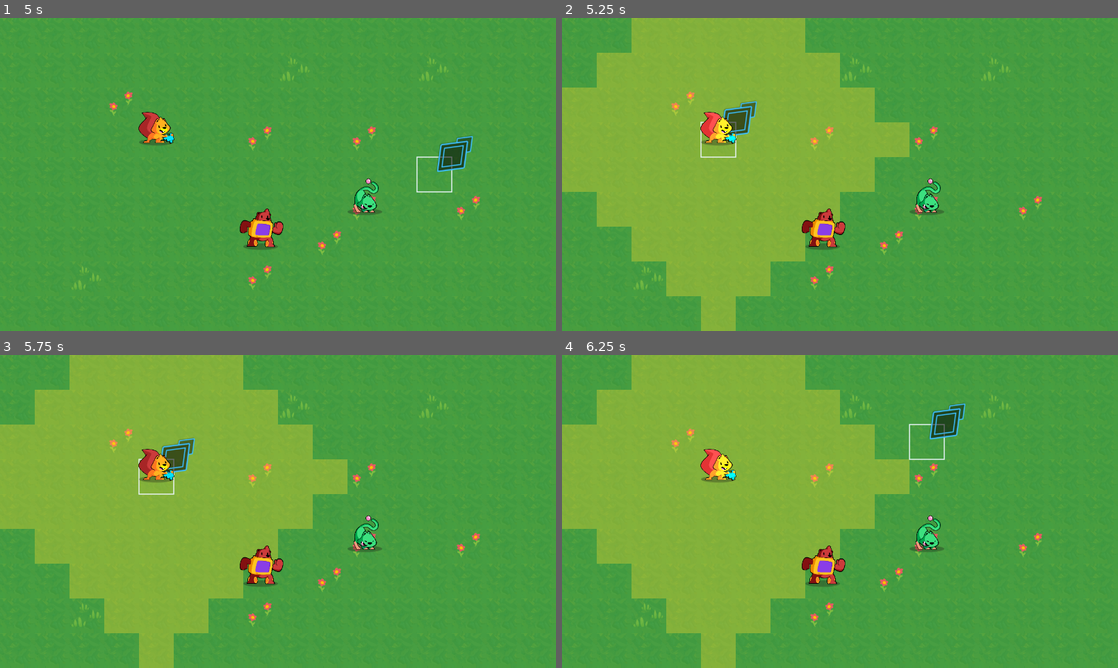
Above: before the commit, frames 1-4 (two rows, left to right).
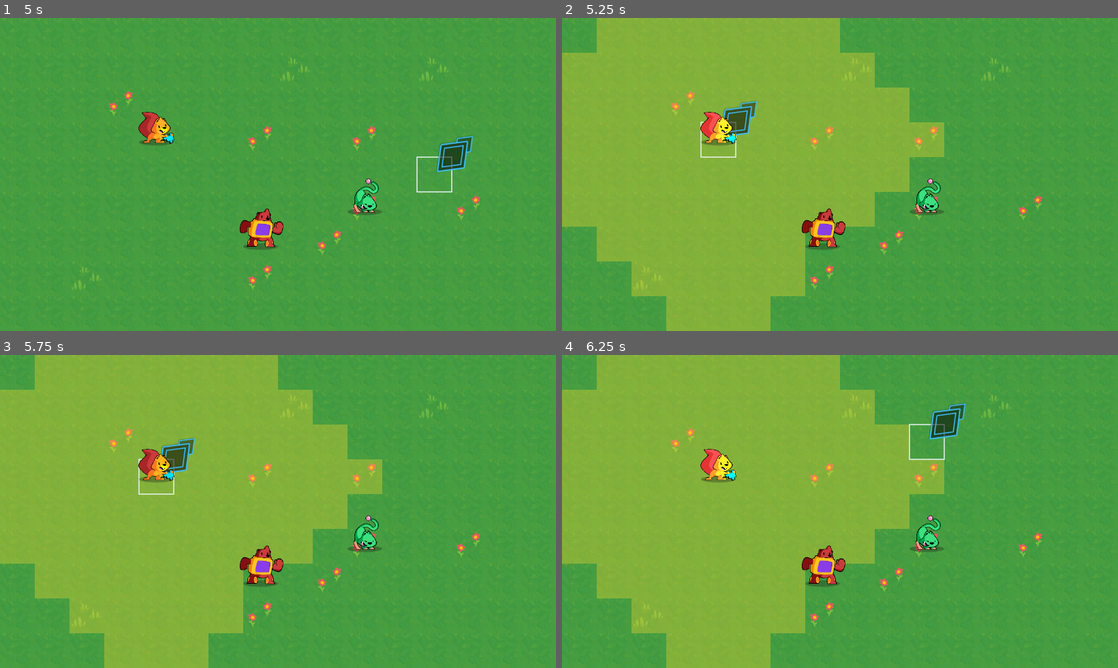
Above: after the commit, the same moments.

Repository: gdquest-demos/godot-mini-tuts-demos
Game: Godot game, scene res://Main.tscn
Two runs of this game, one before a commit and one after it. Both use one fixed random seed, a clock stepped at 60 frames per second and the inputs below.
Inputs (mouse positions are in pixels of both pictures, inside the frame that each line leads up to):
- Up to frame 1 (5 s): tap Enter (ui_accept) at 0.5, 0.77, 1.25, 1.52, 2, 2.75, 3.02, 3.5, 3.77, 4.25, 4.52 s; move the mouse to (250, 237) at 0.52 s; press the mouse at (250, 237) at 0.53 s; hold Up (ui_up) 0.53-2.03 s; move the mouse to (444, 221) at 1.27 s; release the mouse at (444, 221) at 1.28 s; click (444, 221) at 1.35 s; move the mouse to (111, 127) at 2.02 s; press the mouse at (111, 127) at 2.03 s; hold Left (ui_left) 2.03-3.53 s; move the mouse to (305, 174) at 2.77 s; release the mouse at (305, 174) at 2.78 s; click (305, 174) at 2.85 s; move the mouse to (194, 96) at 3.52 s; press the mouse at (194, 96) at 3.53 s; hold Down (ui_down) 3.53-4.28 s; tap Escape (ui_cancel) at 4.15 s; move the mouse to (400, 158) at 4.27 s; release the mouse at (400, 158) at 4.28 s; hold Right (ui_right) from 4.28 s (still down); click (400, 158) at 4.35 s
- Up to frame 2 (5.25 s): move the mouse to (728, 190) at 5.02 s; release Right (ui_right) at 5.03 s; press the mouse at (728, 190) at 5.03 s; hold Up (ui_up) from 5.03 s (still down)
- Up to frame 3 (5.75 s): keep holding Up (ui_up)
- Up to frame 4 (6.25 s): move the mouse to (895, 442) at 5.77 s; release Up (ui_up) at 5.78 s; release the mouse at (895, 442) at 5.78 s; hold Right (ui_right) from 5.78 s (still down); click (895, 442) at 5.85 s; tap Enter (ui_accept) at 6.02 s

Frame 1 is identical in both runs. In frame 2, 9.7% of the frame differs, in the area x 0-69%, y 0-100%; in frame 3, 9.7%; in frame 4, 9.7%.

Commit message:
Rewrite the flood fill algorithm to use a stack
Solves issues with the recursion-based algorithm either producing
duplicate values or not getting an up-to-date array down the call stack and producing
unexpected results

Diff:
--- a/2d/tactical-rpg-movement/Board.gd
+++ /dev/null
@@ -1,107 +0,0 @@
-## Represents and manages the game board. Stores references to entities that are in each cell and
-## tells whether cells are occupied or not.
-## Units can only move around the grid one at a time.
-class_name Board
-extends Node2D
-
-const DIRECTIONS = [Vector2.LEFT, Vector2.RIGHT, Vector2.UP, Vector2.DOWN]
-
-## Resource of type Grid.
-export var grid: Resource
-
-## Array of size `grid_size` that stores references to the grid cells' content.
-var _units := {}
-## Reference to the currently selected unit.
-var _selected_unit: Unit
-## Array of cells the `_selected_unit` can walk.
-var _walkable_cells := []
-
-onready var _cursor: Cursor = $Cursor
-onready var _unit_overlay: UnitOverlay = $UnitOverlay
-
-
-func _ready() -> void:
-	_reinitialize()
-
-
-func _unhandled_input(event: InputEvent) -> void:
-	if _selected_unit and event.is_action_pressed("ui_cancel"):
-		_deselect_unit()
-
-
-func _get_configuration_warning() -> String:
-	var warning := ""
-	if not grid:
-		warning = "You need a Grid resource for this node to work."
-	return warning
-
-
-## Returns `true` if the cell is occupied by a unit.
-func is_occupied(grid_position: Vector2) -> bool:
-	return true if _units.has(grid_position) else false
-
-
-## Returns an array of walkable cells for the given `unit`.
-func get_walkable_cells(unit: Unit) -> Array:
-	var out := []
-	_flood_fill(out, unit, unit.cell, unit.speed)
-	return out
-
-
-## Clears, and refills the `_units` dictionary with game objects that are on the board.
-func _reinitialize() -> void:
-	_units.clear()
-	for child in get_children():
-		if not child is Unit:
-			continue
-		var coordinates: Vector2 = grid.calculate_grid_coordinates(child.position)
-		_units[coordinates] = child
-
-
-## Recursive function that fills the `array` with coordinates of walkable cells based on the `max_distance`.
-func _flood_fill(array: Array, unit: Unit, cell: Vector2, max_distance: int) -> void:
-	if max_distance == 0:
-		return
-	if cell != unit.cell and is_occupied(cell):
-		return
-
-	array.append(cell)
-	for direction in DIRECTIONS:
-		var coordinates: Vector2 = cell + direction
-		if is_occupied(coordinates):
-			continue
-		_flood_fill(array, unit, coordinates, max_distance - 1)
-
-
-## Moves the `unit` to `new_cell` and deselects it.
-func _move_unit(unit: Unit, new_cell: Vector2) -> void:
-	if is_occupied(new_cell) or not new_cell in _walkable_cells:
-		return
-	_units.erase(unit.cell)
-	_units[new_cell] = unit
-	unit.cell = new_cell
-	_deselect_unit()
-
-
-func _select_unit(cell: Vector2) -> void:
-	if not _units.has(cell):
-		return
-	var unit: Unit = _units[cell]
-	_selected_unit = unit
-	unit.is_selected = true
-	_walkable_cells = get_walkable_cells(unit)
-	_unit_overlay.draw(_walkable_cells)
-
-
-func _deselect_unit() -> void:
-	_selected_unit.is_selected = false
-	_selected_unit = null
-	_walkable_cells = []
-	_unit_overlay.clear()
-
-
-func _on_Cursor_accept_pressed(cell: Vector2) -> void:
-	if not _selected_unit:
-		_select_unit(cell)
-	else:
-		_move_unit(_selected_unit, cell)
--- a/2d/tactical-rpg-movement/GameBoard/GameBoard.gd
+++ b/2d/tactical-rpg-movement/GameBoard/GameBoard.gd
@@ -4,6 +4,7 @@
 class_name GameBoard
 extends Node2D
 
+# warning-ignore:unused_signal
 signal unit_selected(unit)
 
 const DIRECTIONS = [Vector2.LEFT, Vector2.RIGHT, Vector2.UP, Vector2.DOWN]
@@ -43,9 +44,7 @@
 
 
 func get_walkable_cells(unit: Unit) -> Array:
-	var out := []
-	_flood_fill(out, unit, unit.cell, unit.speed)
-	return out
+	return _flood_fill(unit.cell, unit.speed)
 
 
 ## Clears, and refills the `_units` dictionary with game objects that are on the board.
@@ -59,24 +58,30 @@
 		_units[coordinates] = child
 
 
-## Fills the `array` with coordinates of walkable cells based on the `max_distance`.
-func _flood_fill(array: Array, unit: Unit, cell: Vector2, max_distance: int) -> void:
-	# While arrays are supposed to be passed by reference,
-	# the condition below produces strange results.
-	# Without it though, the array contains duplicates.
-#	if cell in array:
-#		return
-	if max_distance == 0:
-		return
-	if cell != unit.cell and is_occupied(cell):
-		return
+## Returns an array with all the coordinates of walkable cells based on the `max_distance`.
+func _flood_fill(cell: Vector2, max_distance: int) -> Array:
+	var array := []
+	var stack := [cell]
+	while not stack.empty():
+		var current = stack.pop_back()
+		if not grid.is_within_bounds(current):
+			continue
+		if current in array:
+			continue
 
-	array.append(cell)
-	for direction in DIRECTIONS:
-		var neighbor_cell: Vector2 = cell + direction
-		if not grid.is_within_bounds(neighbor_cell):
+		var difference: Vector2 = (current - cell).abs()
+		var distance := int(difference.x + difference.y)
+		if distance > max_distance:
 			continue
-		_flood_fill(array, unit, neighbor_cell, max_distance - 1)
+
+		array.append(current)
+		for direction in DIRECTIONS:
+			var coordinates: Vector2 = current + direction
+			if is_occupied(coordinates):
+				continue
+
+			stack.append(coordinates)
+	return array
 
 
 func _move_unit(unit: Unit, new_cell: Vector2) -> void:
--- a/2d/tactical-rpg-movement/Main.tscn
+++ b/2d/tactical-rpg-movement/Main.tscn
@@ -102,7 +102,7 @@
 [node name="Unit" parent="GameBoard" instance=ExtResource( 2 )]
 position = Vector2( 600, 480 )
 skin = ExtResource( 8 )
-speed = 4
+speed = 3
 skin_offset = Vector2( 2, 7 )
 
 [node name="Unit2" parent="GameBoard" instance=ExtResource( 2 )]
--- a/2d/tactical-rpg-movement/project.godot
+++ b/2d/tactical-rpg-movement/project.godot
@@ -9,11 +9,6 @@
 config_version=4
 
 _global_script_classes=[ {
-"base": "Node2D",
-"class": "Board",
-"language": "GDScript",
-"path": "res://Board.gd"
-}, {
 "base": "Node2D",
 "class": "Cursor",
 "language": "GDScript",
@@ -50,7 +45,6 @@
 "path": "res://GameBoard/UnitPath.gd"
 } ]
 _global_script_class_icons={
-"Board": "",
 "Cursor": "",
 "GameBoard": "",
 "Grid": "",
